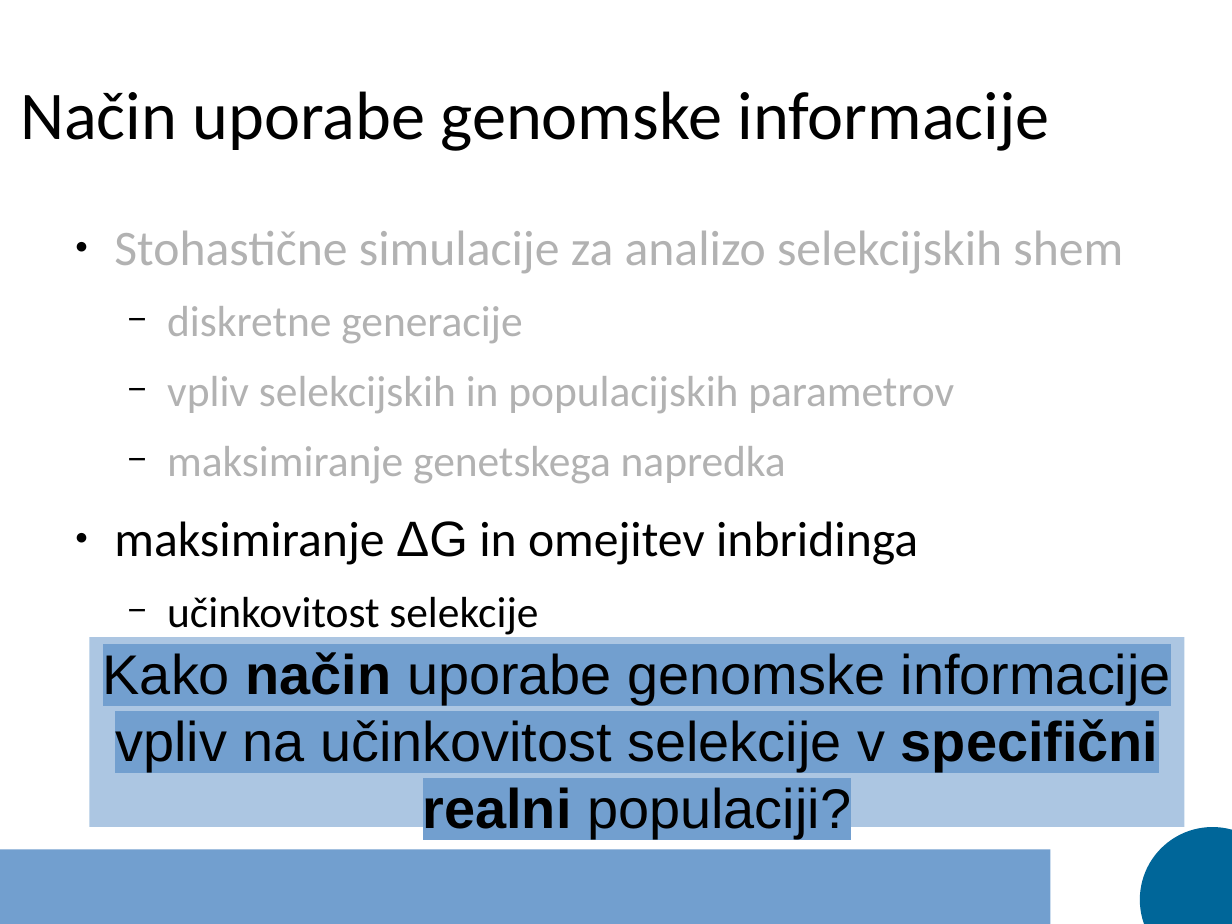
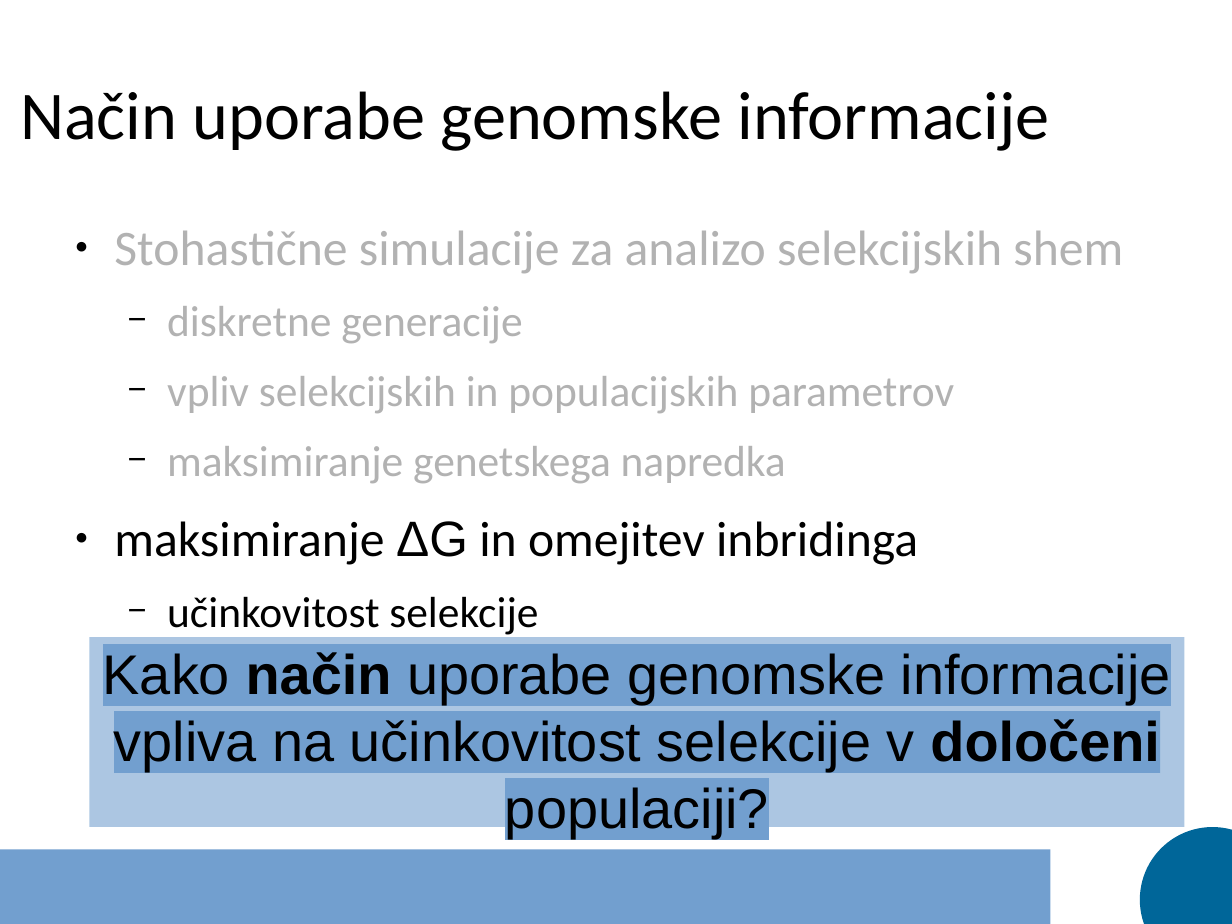
Before and after one commit to janaobsteter/Genotype_CODES, a slide deck: slide 10 of Predstavitev_dispozicija.odp. Drawn at 1232x924 pixels with LibreOffice and Linux fonts; fonts in the diff are those of the drawing. Boxes give left, top, right and bottom in pixels: in the first picture for what was removed or moved away, otherwise in the second. Text is boxed around its words. In the diff, an @@ line names an element or a change of style, - is before the commit and + after.

```diff
--- a/Predstavitev_dispozicija.odp
+++ b/Predstavitev_dispozicija.odp
@@ text at box(103, 652, 1171, 838): text changed @@
-Kako način uporabe genomske informacije vpliv na učinkovitost selekcije v specifični realni populaciji?
+Kako način uporabe genomske informacije vpliva na učinkovitost selekcije v določeni populaciji?
```
Also in this commit, not shown: 3 other slides changed, 1 other file.
